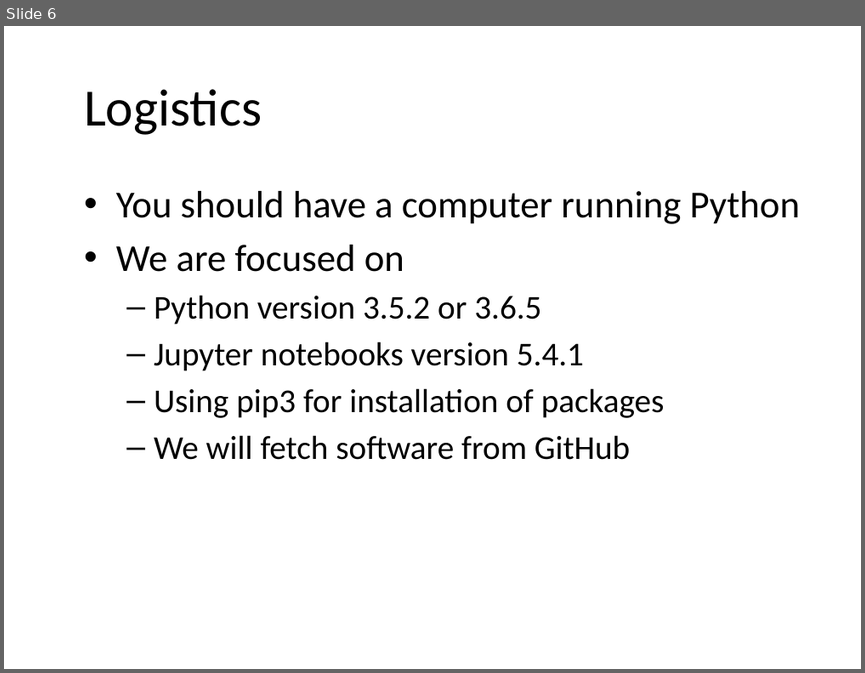
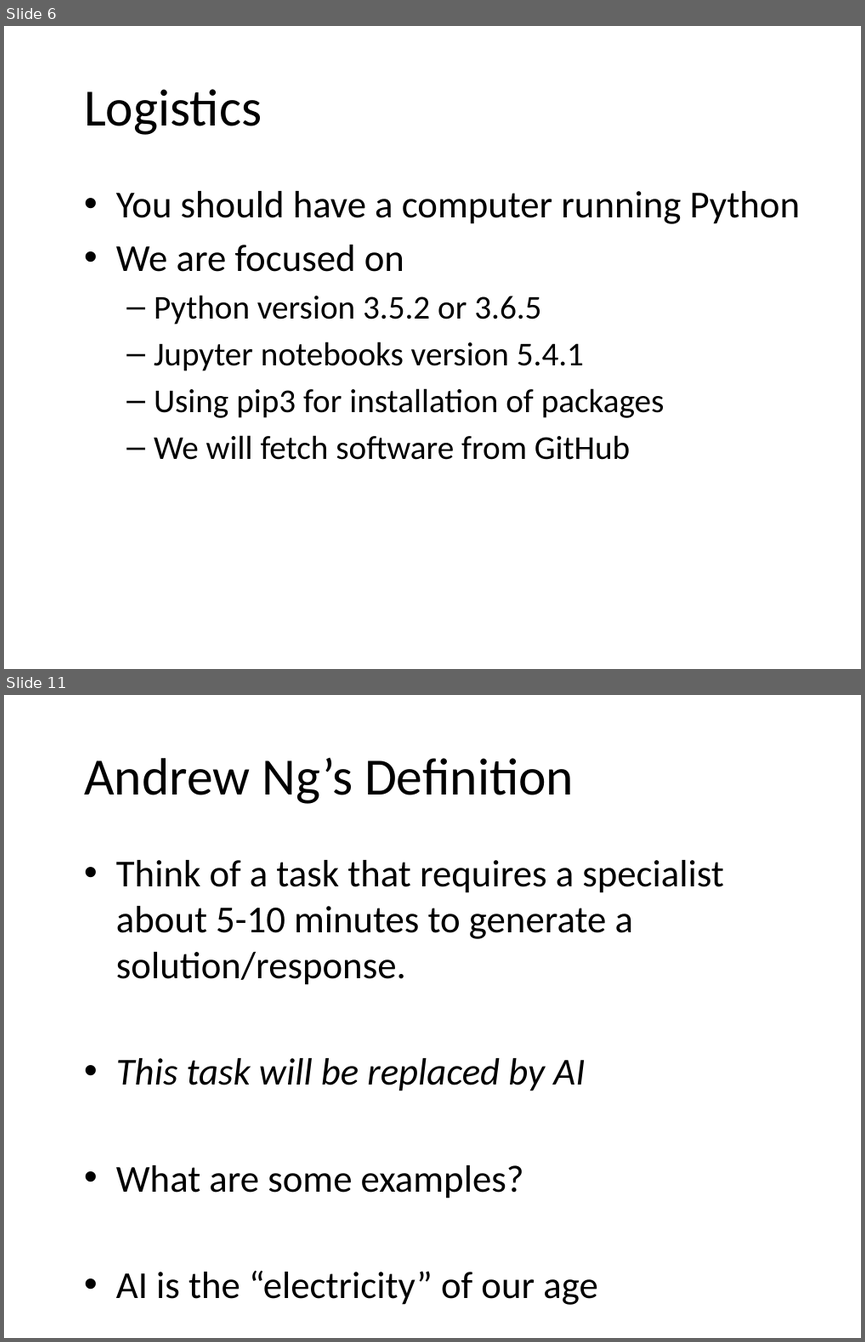
Before and after one commit to JeffRisberg/PythonNotebooksForAI, a slide deck: Documents/10-Introduction.pptx. Shown one above the other, each under a label of ours: slide 6 before the commit, slides 6 and 11 after it; the slides between them are not shown. The pictures are 865x673 and 865x1342 pixels, drawn with LibreOffice and Linux fonts; fonts in the diff are those of the drawing; background and template pictures are left out. Boxes give left, top, right and bottom in pixels: in the first picture for what was removed or moved away, otherwise in the second. Text is boxed around its words. In the diff, an @@ line names an element or a change of style, - is before the commit and + after.

```diff
--- a/Documents/10-Introduction.pptx
+++ b/Documents/10-Introduction.pptx
@@ slide 11 added at (4, 695, 861, 1338), background picture (left out) @@
@@ title added at (84, 758, 574, 804), 44 pt, text #000000 @@
+Andrew Ng’s Definition
@@ text added at (116, 860, 723, 1304), 32 pt, text #000000 @@
+• Think of a task that requires a specialist about 5-10 minutes to generate a solution/response.
+• This task will be replaced by AI
+• What are some examples?
+• AI is the “electricity” of our age
```
Also in this commit, not shown: 1 slide changed, 13 other slides added, 1 slide removed.
